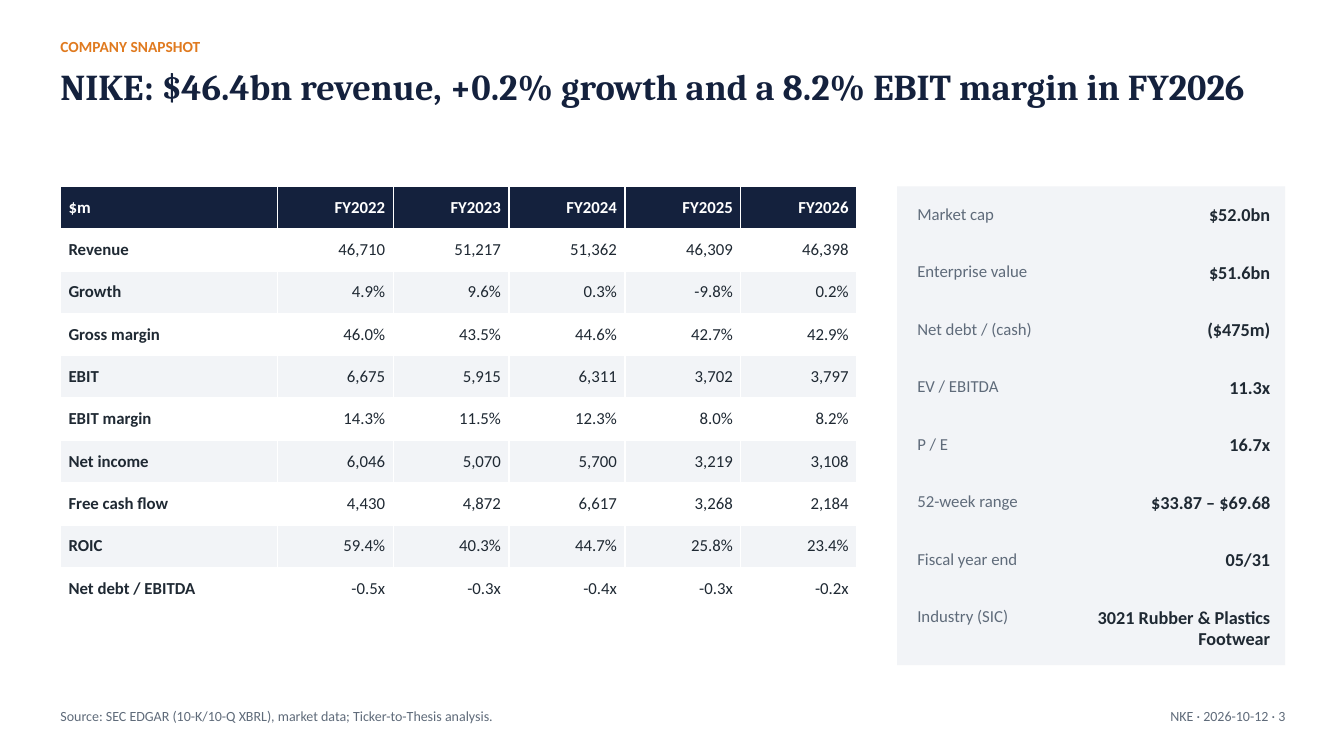
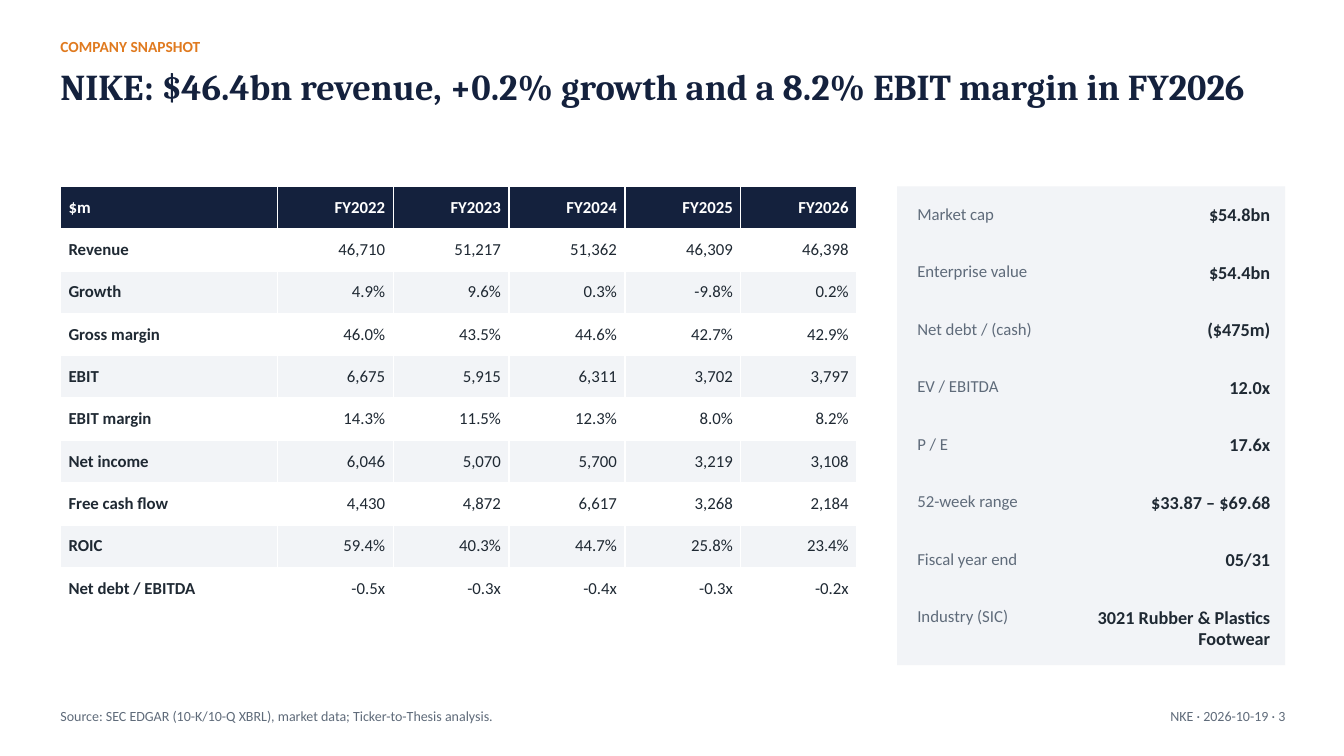
Before and after one commit to Abhishek10-r/ticker-to-thesis, a slide deck: slide 3 of examples/nike/latest/NKE_pitch_deck.pptx. Drawn at 1344x756 pixels with LibreOffice and Linux fonts; fonts in the diff are those of the drawing. Boxes give left, top, right and bottom in pixels: in the first picture for what was removed or moved away, otherwise in the second. Text is boxed around its words. In the diff, an @@ line names an element or a change of style, - is before the commit and + after.

```diff
--- a/examples/nike/latest/NKE_pitch_deck.pptx
+++ b/examples/nike/latest/NKE_pitch_deck.pptx
@@ text at (1209, 208, 1270, 223): text changed @@
-$52.0bn
+$54.8bn
@@ text at (1209, 266, 1270, 281): text changed @@
-$51.6bn
+$54.4bn
@@ text at (1229, 382, 1270, 394): text changed @@
-11.3x
+12.0x
@@ text at (1229, 438, 1270, 451): text changed @@
-16.7x
+17.6x
@@ text at (1170, 711, 1285, 721): text changed @@
-NKE · 2026-10-12 · 3
+NKE · 2026-10-19 · 3
```
Also in this commit, not shown: 14 other slides changed, 4 other files.
